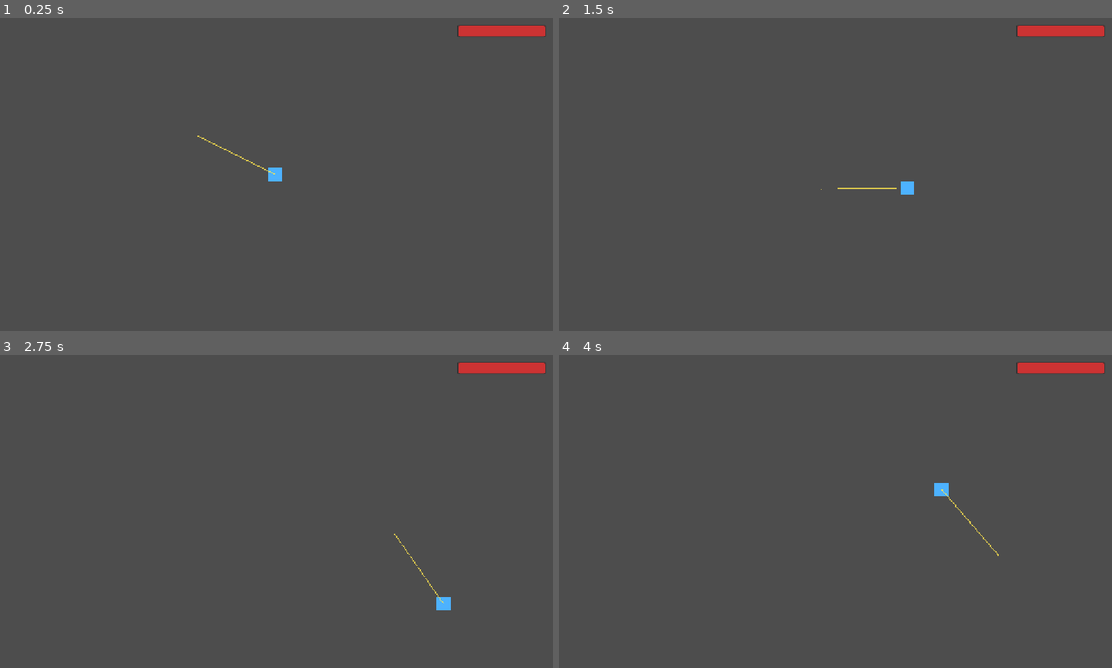
Above: before the commit, frames 1-4 (two rows, left to right).
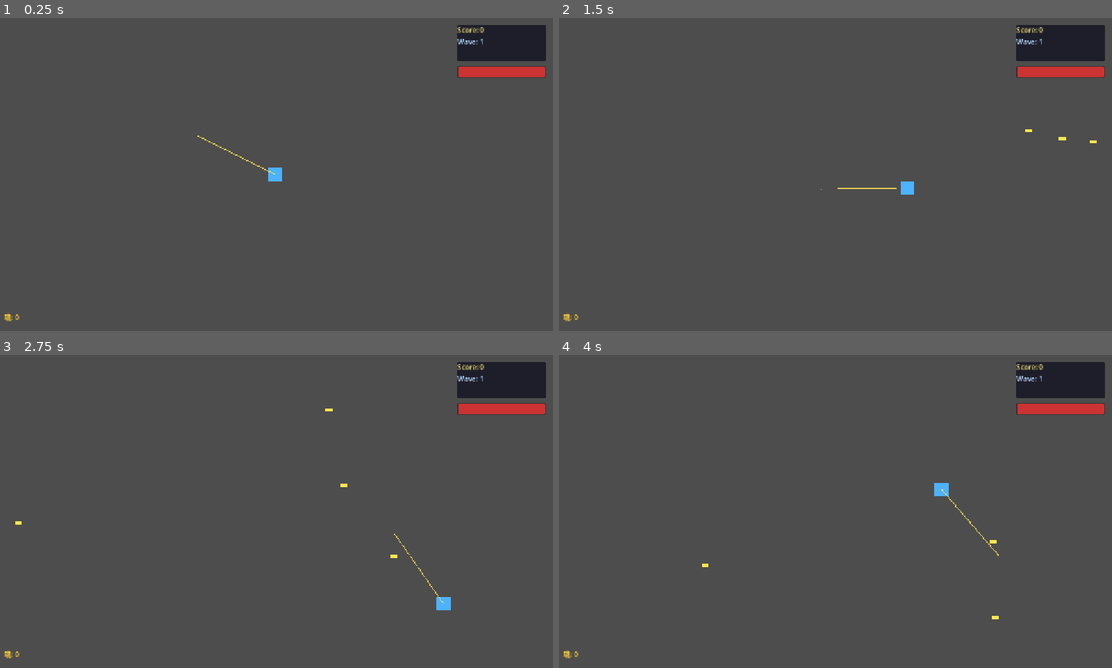
Above: after the commit, the same moments.

Repository: summercard/ShellStorm2
Game: Godot game, scene res://scenes/Main.tscn
The game is run twice, just before and just after one commit, with the same random seed, the same clock (stepped at 60 frames per second) and the same inputs.
Inputs (mouse positions are in pixels of both pictures, inside the frame that each line leads up to):
- Up to frame 1 (0.25 s): no input
- Up to frame 2 (1.5 s): tap Enter at 0.5 s; move the mouse to (957, 158) at 0.52 s; press the mouse at (957, 158) at 0.53 s; hold D (move_right) 0.53-1.28 s; move the mouse to (724, 190) at 1.27 s; release the mouse at (724, 190) at 1.28 s; hold S (move_down) from 1.28 s (still down); tap Shift (dash) at 1.35 s
- Up to frame 3 (2.75 s): click (165, 527) at 1.55 s; move the mouse to (331, 442) at 2.02 s; release S (move_down) at 2.03 s; press the mouse at (331, 442) at 2.03 s; hold D (move_right) from 2.03 s (still down)
- Up to frame 4 (4 s): move the mouse to (807, 574) at 2.77 s; release D (move_right) at 2.78 s; release the mouse at (807, 574) at 2.78 s; hold W (move_up) 2.78-3.53 s; click (807, 574) at 2.85 s; move the mouse to (1001, 558) at 3.52 s; press the mouse at (1001, 558) at 3.53 s; hold A (move_left) from 3.53 s (still down); tap Shift (dash) at 3.6 s

The runs differ from the first frame. In frame 1, 2.4% of the frame differs, in the area x 0-99%, y 2-97%; in frame 2, 2.5%; in frame 3, 2.5%; in frame 4, 2.5%.

Commit message:
Phase1 补全：敌人/子弹/HUD占位图形 + 资产规范文档
新增：
- src/enemy/EnemyBase.gd：敌人逻辑+受伤死亡信号
- scenes/Enemy.tscn：红色方块+血条
- src/bullet/Bullet.gd：子弹投射物逻辑
- scenes/Bullet.tscn：黄色矩形子弹
- src/weapon/WeaponController.gd：射击控制器
- scenes/Main.gd：敌人生成+UI更新
- scenes/Main.tscn：Score/Wave/Currency/HP条
- scenes/Player.tscn：加入WeaponController节点

修复：
- Bullet.tscn sub_resource格式错误
- Main.gd connect语法错误

新增文档：
- docs/资产规划与模块解耦规范.md

Diff:
--- /dev/null
+++ b/scenes/Bullet.tscn
@@ -0,0 +1,22 @@
+[gd_scene load_steps=2 format=3 uid="uid://bullet001"]
+
+[ext_resource type="Script" path="res://src/bullet/Bullet.gd" id="1_bullet"]
+
+[node name="Bullet" type="Area2D"]
+collision_layer = 0
+collision_mask = 4
+script = ExtResource("1_bullet")
+
+[node name="Shape" type="ColorRect" parent="."]
+offset_left = -8.0
+offset_top = -4.0
+offset_right = 8.0
+offset_bottom = 4.0
+rotation = 0.0
+color = Color(1.0, 0.9, 0.3, 1.0)
+
+[node name="CollisionShape2D" type="CollisionShape2D" parent="."]
+rotation = 1.5708
+
+[node name="CircleShape2D_bullet" type="CircleShape2D" parent="CollisionShape2D"]
+radius = 6.0
--- /dev/null
+++ b/scenes/Enemy.tscn
@@ -0,0 +1,32 @@
+[gd_scene load_steps=3 format=3 uid="uid://enemy001"]
+
+[ext_resource type="Script" path="res://src/enemy/EnemyBase.gd" id="1_enemy"]
+
+[sub_resource type="CircleShape2D" id="CircleShape2D_enemy"]
+radius = 20.0
+
+[node name="Enemy" type="CharacterBody2D"]
+collision_layer = 4
+collision_mask = 3
+script = ExtResource("1_enemy")
+
+[node name="Shape" type="ColorRect" parent="."]
+offset_left = -20.0
+offset_top = -20.0
+offset_right = 20.0
+offset_bottom = 20.0
+color = Color(1.0, 0.2, 0.2, 1.0)
+
+[node name="CollisionShape2D" type="CollisionShape2D" parent="."]
+shape = SubResource("CircleShape2D_enemy")
+
+[node name="HPBarBG" type="PanelContainer" parent="."]
+offset_left = -22.0
+offset_top = -32.0
+offset_right = 22.0
+offset_bottom = -24.0
+
+[node name="HPBar" type="ProgressBar" parent="HPBarBG"]
+max_value = 30.0
+value = 30.0
+show_percentage = false
--- a/scenes/Main.gd
+++ b/scenes/Main.gd
@@ -6,19 +6,35 @@
 @onready var player_spawn: Marker2D = $PlayerSpawn
 @onready var ui: CanvasLayer = $UI
 @onready var hp_bar: ProgressBar = $UI/HPBar
+@onready var score_label: Label = $UI/TopRightPanel/VBox/ScoreLabel
+@onready var wave_label: Label = $UI/TopRightPanel/VBox/WaveLabel
+@onready var currency_label: Label = $UI/CurrencyLabel
 
 var player: Node2D
+var enemy_scene: PackedScene = preload("res://scenes/Enemy.tscn")
+var spawn_timer: float = 0.0
+var spawn_interval: float = 2.0
+var score: int = 0
+var wave: int = 1
 
 func _ready() -> void:
 	_spawn_player()
 	Global.start_game()
 	Global.game_over.connect(_on_game_over)
 	GameManager.hp_changed.connect(_on_hp_changed)
+	GameManager.currency_changed.connect(_on_currency_changed)
 
-	# 初始化HP条
-	var max_hp = GameManager.max_hp
-	hp_bar.max_value = max_hp
+	hp_bar.max_value = GameManager.max_hp
 	hp_bar.value = GameManager.current_hp
+	_update_ui()
+
+func _process(delta: float) -> void:
+	spawn_timer += delta
+	if spawn_timer >= spawn_interval:
+		spawn_timer = 0.0
+		_spawn_enemies()
+		if randf() < 0.1:  # 10% chance each spawn to increase difficulty
+			spawn_interval = max(0.5, spawn_interval - 0.05)
 
 func _spawn_player() -> void:
 	var player_scene = preload("res://scenes/Player.tscn")
@@ -26,10 +42,40 @@
 	player.global_position = player_spawn.global_position
 	add_child(player)
 
+func _spawn_enemies() -> void:
+	var count = randi() % 3 + 1
+	var vp = get_viewport_rect()
+
+	for i in range(count):
+		var enemy = enemy_scene.instantiate()
+		enemy.enemy_died.connect(_on_enemy_died)
+		var side = randi() % 4
+		match side:
+			0: enemy.global_position = Vector2(randf_range(0, vp.size.x), -30)
+			1: enemy.global_position = Vector2(randf_range(0, vp.size.x), vp.size.y + 30)
+			2: enemy.global_position = Vector2(-30, randf_range(0, vp.size.y))
+			3: enemy.global_position = Vector2(vp.size.x + 30, randf_range(0, vp.size.y))
+		add_child(enemy)
+
+func _on_enemy_died() -> void:
+	score += 10
+	GameManager.add_currency(10)
+	_update_ui()
+
 func _on_hp_changed(current: int, maximum: int) -> void:
 	hp_bar.max_value = maximum
 	hp_bar.value = current
 
+func _on_currency_changed(amount: int) -> void:
+	if currency_label:
+		currency_label.text = "魂: %d" % amount
+
+func _update_ui() -> void:
+	if score_label:
+		score_label.text = "Score: %d" % score
+	if wave_label:
+		wave_label.text = "Wave: %d" % wave
+
 func _on_game_over() -> void:
 	if player and is_instance_valid(player):
 		player.queue_free()
--- a/scenes/Main.tscn
+++ b/scenes/Main.tscn
@@ -11,6 +11,13 @@
 
 [sub_resource type="StyleBoxFlat" id="StyleBoxFlat_bg"]
 bg_color = Color(0.2, 0.2, 0.2, 1.0)
+corner_radius_top_left = 4
+corner_radius_top_right = 4
+corner_radius_bottom_right = 4
+corner_radius_bottom_left = 4
+
+[sub_resource type="StyleBoxFlat" id="StyleBoxFlat_panel"]
+bg_color = Color(0.1, 0.1, 0.15, 0.9)
 corner_radius_top_left = 4
 corner_radius_top_right = 4
 corner_radius_bottom_right = 4
@@ -33,14 +40,38 @@
 
 [node name="UI" type="CanvasLayer" parent="."]
 
-[node name="HPBarBG" type="PanelContainer" parent="UI"]
+[node name="TopRightPanel" type="PanelContainer" parent="UI"]
 anchors_preset = 1
 anchor_left = 1.0
 anchor_right = 1.0
 offset_left = -220.0
 offset_top = 16.0
 offset_right = -16.0
-offset_bottom = 44.0
+offset_bottom = 100.0
+grow_horizontal = 0
+theme_override_styles/panel = SubResource("StyleBoxFlat_panel")
+
+[node name="VBox" type="VBoxContainer" parent="UI/TopRightPanel"]
+layout_mode = 2
+
+[node name="ScoreLabel" type="Label" parent="UI/TopRightPanel/VBox"]
+layout_mode = 2
+text = "Score: 0"
+theme_override_colors/font_color = Color(1.0, 0.95, 0.5, 1.0)
+
+[node name="WaveLabel" type="Label" parent="UI/TopRightPanel/VBox"]
+layout_mode = 2
+text = "Wave: 1"
+theme_override_colors/font_color = Color(0.7, 0.85, 1.0, 1.0)
+
+[node name="HPBarBG" type="PanelContainer" parent="UI"]
+anchors_preset = 1
+anchor_left = 1.0
+anchor_right = 1.0
+offset_left = -220.0
+offset_top = 110.0
+offset_right = -16.0
+offset_bottom = 138.0
 grow_horizontal = 0
 theme_override_styles/panel = SubResource("StyleBoxFlat_bg")
 
@@ -49,12 +80,24 @@
 anchor_left = 1.0
 anchor_right = 1.0
 offset_left = -218.0
-offset_top = 18.0
+offset_top = 112.0
 offset_right = -18.0
-offset_bottom = 42.0
+offset_bottom = 136.0
 grow_horizontal = 0
 max_value = 100.0
 value = 100.0
 theme_override_styles/background = SubResource("StyleBoxFlat_bg")
 theme_override_styles/fill = SubResource("StyleBoxFlat_hp")
 show_percentage = false
+
+[node name="CurrencyLabel" type="Label" parent="UI"]
+anchors_preset = 2
+anchor_top = 1.0
+anchor_bottom = 1.0
+offset_left = 16.0
+offset_top = -44.0
+offset_right = 150.0
+offset_bottom = -16.0
+grow_vertical = 0
+text = "魂: 0"
+theme_override_colors/font_color = Color(1.0, 0.8, 0.2, 1.0)
--- a/scenes/Player.tscn
+++ b/scenes/Player.tscn
@@ -1,11 +1,26 @@
-[gd_scene load_steps=6 format=3 uid="uid://player001"]
+[gd_scene load_steps=9 format=3 uid="uid://player001"]
 
 [ext_resource type="Script" path="res://src/player/Player.gd" id="1_player"]
 [ext_resource type="Script" path="res://src/player/PlayerAim.gd" id="2_aim"]
 [ext_resource type="Script" path="res://src/player/PlayerVisuals.gd" id="3_vis"]
+[ext_resource type="Script" path="res://src/weapon/WeaponController.gd" id="4_weapon"]
 
 [sub_resource type="CircleShape2D" id="CircleShape2D_body"]
 radius = 16.0
+
+[sub_resource type="StyleBoxFlat" id="StyleBoxFlat_bg"]
+bg_color = Color(0.2, 0.2, 0.2, 1.0)
+corner_radius_top_left = 4
+corner_radius_top_right = 4
+corner_radius_bottom_right = 4
+corner_radius_bottom_left = 4
+
+[sub_resource type="StyleBoxFlat" id="StyleBoxFlat_hp"]
+bg_color = Color(0.8, 0.2, 0.2, 1.0)
+corner_radius_top_left = 4
+corner_radius_top_right = 4
+corner_radius_bottom_right = 4
+corner_radius_bottom_left = 4
 
 [node name="Player" type="CharacterBody2D"]
 collision_layer = 2
@@ -30,6 +45,9 @@
 width = 2.0
 default_color = Color(1.0, 0.9, 0.3, 0.8)
 
+[node name="WeaponController" type="Node2D" parent="."]
+script = ExtResource("4_weapon")
+
 [node name="CollisionShape2D" type="CollisionShape2D" parent="."]
 rotation = 1.5708
 shape = SubResource("CircleShape2D_body")
--- /dev/null
+++ b/src/bullet/Bullet.gd
@@ -0,0 +1,44 @@
+extends Area2D
+
+# Bullet - 子弹投射物
+# 使用 ColorRect 作为占位图形
+
+@export var speed: float = 600.0
+@export var damage: int = 10
+
+var direction: Vector2 = Vector2.RIGHT
+var is_active: bool = false
+
+@onready var shape: ColorRect = $Shape
+
+func _ready() -> void:
+	body_entered.connect(_on_body_entered)
+
+func _process(delta: float) -> void:
+	if not is_active:
+		return
+
+	global_position += direction * speed * delta
+
+	# 出屏检测
+	var vp = get_viewport_rect()
+	if not vp.has_point(global_position):
+		queue_free()
+
+func fire(pos: Vector2, dir: Vector2, spd: float, dmg: int) -> void:
+	global_position = pos
+	direction = dir.normalized()
+	speed = spd
+	damage = dmg
+	is_active = true
+	if shape:
+		shape.rotation = dir.angle()
+
+func _on_body_entered(body: Node) -> void:
+	if not is_active:
+		return
+
+	if body.is_in_group("enemy") and body.has_method("take_damage"):
+		body.take_damage(damage)
+
+	queue_free()
--- /dev/null
+++ b/src/enemy/EnemyBase.gd
@@ -0,0 +1,58 @@
+extends CharacterBody2D
+
+signal hp_changed(current: int, maximum: int)
+signal enemy_died()  # 敌人死亡信号
+
+@export var max_hp: int = 30
+@export var speed: float = 80.0
+@export var damage: int = 10
+
+var current_hp: int = 30
+var player_ref: Node2D = null
+
+@onready var shape: ColorRect = $Shape
+@onready var hp_bar: ProgressBar = $HPBar
+
+func _ready() -> void:
+	current_hp = max_hp
+	_add_to_group()
+
+func _physics_process(delta: float) -> void:
+	_chase_player(delta)
+
+func _add_to_group() -> void:
+	add_to_group("enemy")
+
+func _chase_player(delta: float) -> void:
+	if not player_ref or not is_instance_valid(player_ref):
+		player_ref = get_tree().get_first_node_in_group("player")
+		return
+
+	var direction = (player_ref.global_position - global_position).normalized()
+	velocity = direction * speed
+	move_and_slide()
+
+func take_damage(amount: int) -> void:
+	current_hp -= amount
+	_update_hp_bar()
+	flash_damage()
+
+	if current_hp <= 0:
+		die()
+
+func _update_hp_bar() -> void:
+	if hp_bar:
+		hp_bar.max_value = max_hp
+		hp_bar.value = current_hp
+
+func flash_damage() -> void:
+	if shape:
+		var original = shape.color
+		shape.color = Color.WHITE
+		await get_tree().create_timer(0.05).timeout
+		if shape:
+			shape.color = original
+
+func die() -> void:
+	enemy_died.emit()
+	queue_free()
--- a/src/player/Player.gd
+++ b/src/player/Player.gd
@@ -1,6 +1,7 @@
 extends CharacterBody2D
 
 signal hp_changed(current: int, maximum: int)
+signal enemy_killed()  # 击杀信号，供 UI 计分用
 
 const SPEED: float = 350.0
 const DASH_SPEED: float = 800.0
--- /dev/null
+++ b/src/weapon/WeaponController.gd
@@ -0,0 +1,40 @@
+extends Node2D
+class_name WeaponController
+
+# WeaponController - 武器射击控制
+# 挂载在 Player 下，接收输入并调用 WeaponCore 射击
+
+@export var weapon_core: Node2D = null
+
+@onready var player: CharacterBody2D = get_parent()
+
+var bullet_scene: PackedScene = preload("res://scenes/Bullet.tscn")
+var fire_cooldown: float = 0.0
+var fire_rate: float = 4.0  # 默认每秒4发
+
+func _ready() -> void:
+	# 找到 WeaponCore
+	if not weapon_core:
+		weapon_core = get_node_or_null("../../../weapons/WeaponCore")
+	if weapon_core and weapon_core.has_method("get_fire_rate"):
+		fire_rate = weapon_core.get_fire_rate()
+
+func _process(delta: float) -> void:
+	if fire_cooldown > 0:
+		fire_cooldown -= delta
+
+	if Input.is_action_pressed("shoot") and fire_cooldown <= 0:
+		fire()
+
+func fire() -> void:
+	fire_cooldown = 1.0 / fire_rate
+
+	var aim_dir = player.get_aim_direction() if player.has_method("get_aim_direction") else Vector2.RIGHT
+	var muzzle_pos = player.global_position + aim_dir * 35.0
+
+	var bullet = bullet_scene.instantiate()
+	bullet.fire(muzzle_pos, aim_dir, 600.0, 10)
+	get_tree().root.add_child(bullet)
+
+func get_fire_rate() -> float:
+	return fire_rate
Not shown: 1 places in scenes/Main.tscn that only renumber resources
Not shown, added: docs/资产规划与模块解耦规范.md
